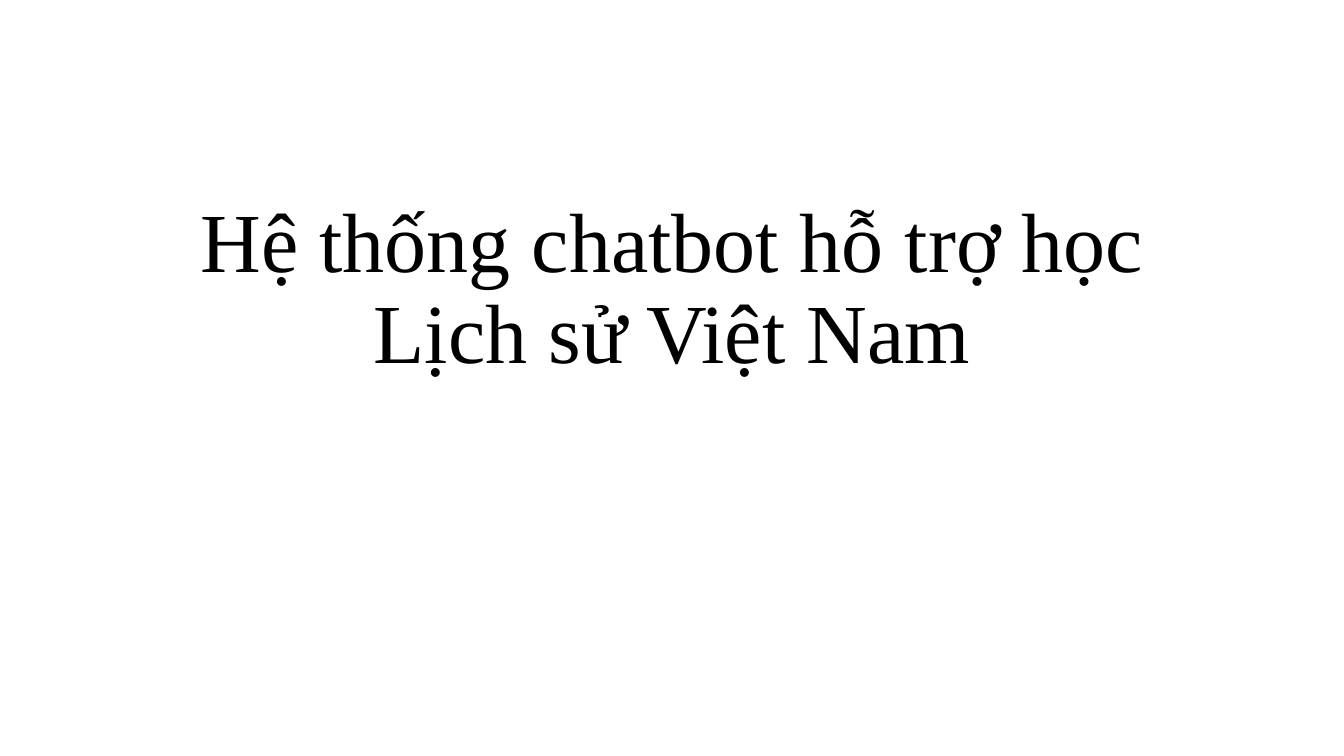
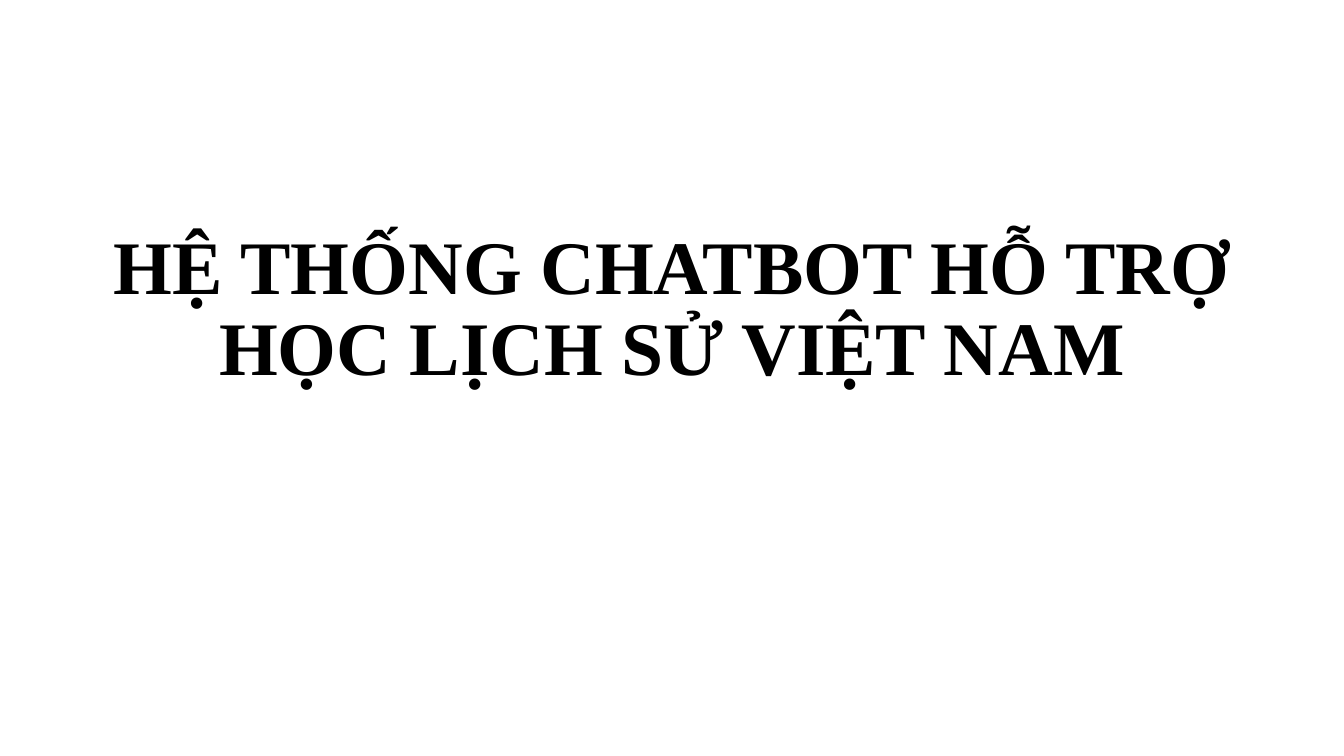
Before and after one commit to ngovanuc/Vietnamese_History_Chatbot, a slide deck: slide 1 of documents/slide bao cao.pptx. Drawn at 1344x756 pixels with LibreOffice and Linux fonts; fonts in the diff are those of the drawing. Boxes give left, top, right and bottom in pixels: in the first picture for what was removed or moved away, otherwise in the second. Text is boxed around its words. In the diff, an @@ line names an element or a change of style, - is before the commit and + after.

```diff
--- a/documents/slide bao cao.pptx
+++ b/documents/slide bao cao.pptx
@@ title at (114,235,1229,390): text changed; size 60 to 54 pt; bold on @@
-Hệ thống chatbot hỗ trợ học Lịch sử Việt Nam
+HỆ THỐNG CHATBOT HỖ TRỢ HỌC LỊCH SỬ VIỆT NAM
```
Also in this commit, not shown: 4 other slides changed.
